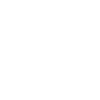
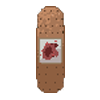
Layers edited between the first and the second 100x100 image:
renamed "Group 1" to "SIDEstuff", hid the group it (11 layers) over (36, 35, 65, 65)
showed group "Bad_Toppings" (9 layers) over (36, 6, 65, 93)
added layer "bandaid2" in group "Bad_Toppings" over (36, 6, 65, 93)
